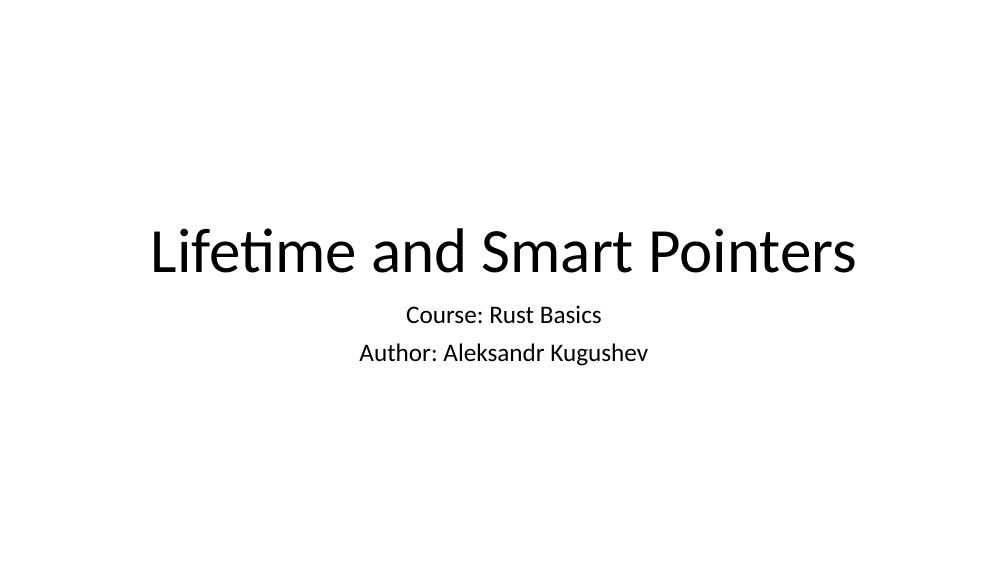
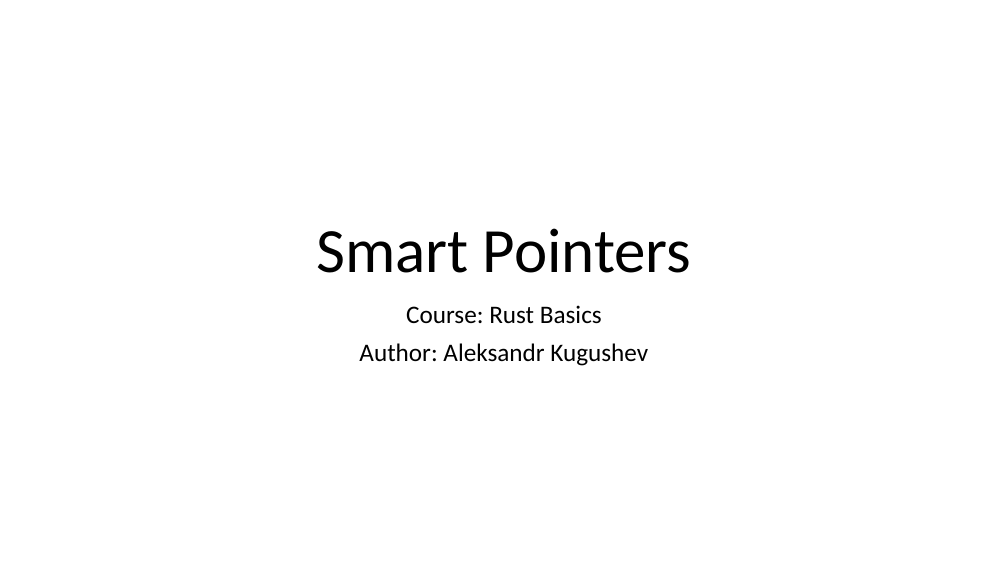
Before and after one commit to kugushev/course-rust-basics, a slide deck: slide 1 of src/05-SmartPointers/05-SmartPointers.pptx. Drawn at 1008x567 pixels with LibreOffice and Linux fonts; fonts in the diff are those of the drawing. Boxes give left, top, right and bottom in pixels: in the first picture for what was removed or moved away, otherwise in the second. Text is boxed around its words. In the diff, an @@ line names an element or a change of style, - is before the commit and + after.

Commit message:
add smart ptr hw

```diff
--- a/src/05-SmartPointers/05-SmartPointers.pptx
+++ b/src/05-SmartPointers/05-SmartPointers.pptx
@@ title at (316,228,692,273): text changed @@
-Lifetime and Smart Pointers
+Smart Pointers
```
Also in this commit, not shown: 3 other slides changed, 8 slides added, 1 other file.
